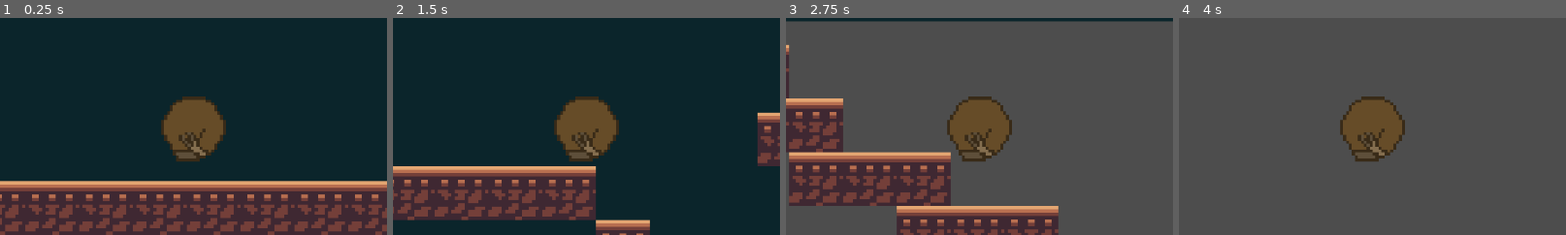
Above: before the commit, frames 1-4 (left to right).
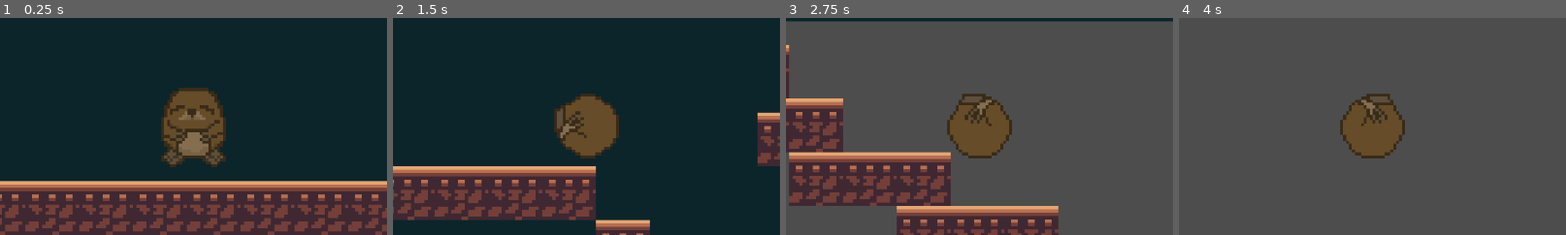
Above: after the commit, the same moments.

Repository: loumonti/bleble
Game: Godot game, scene res://node_2d.tscn
Same seed, same stepped clock (60 frames per second), same inputs: the game is played once before the commit and once after it.
Inputs:
- Up to frame 1 (0.25 s): no input
- Up to frame 2 (1.5 s): tap Enter (ui_accept) at 0.5, 0.77 s; hold Right (ui_right) from 0.53 s (still down); tap Alt at 0.6 s; tap Shift at 1.35 s
- Up to frame 3 (2.75 s): tap Enter (ui_accept) at 1.52 s; release Right (ui_right) at 2.03 s; hold Left (ui_left) from 2.03 s (still down); tap Alt at 2.1 s
- Up to frame 4 (4 s): release Left (ui_left) at 2.78 s; hold Right (ui_right) from 2.78 s (still down); tap Shift at 2.85 s; tap Enter (ui_accept) at 3.02, 3.77 s; tap Alt at 3.6 s
The pictures show only the part of the screen within x 24-74%, y 24-73%; the shares and areas given below are measured in that part.

The runs differ from the first frame. In frame 1, 3.0% of the frame differs, in the area x 41-59%, y 32-69%; in frame 2, 1.6%; in frame 3, 1.2%; in frame 4, 1.2%.

Commit message:
topo animations uploaded

Diff:
--- a/bleble/topo.gd
+++ b/bleble/topo.gd
@@ -1,9 +1,9 @@
 extends CharacterBody2D
 
+@onready var topo = $AnimatedSprite2D
 
 const SPEED = 300.0
 const JUMP_VELOCITY = -400.0
-
 
 func _physics_process(delta: float) -> void:
 	# Add the gravity.
@@ -22,4 +22,11 @@
 	else:
 		velocity.x = move_toward(velocity.x, 0, SPEED)
 
+	if (velocity.x > 0 or velocity.x < -1):
+		topo.play("rolling")
+	else:
+		topo.play("idle")
+
+	var isLeft = velocity.x < 0
+	topo.flip_h = isLeft
 	move_and_slide()
